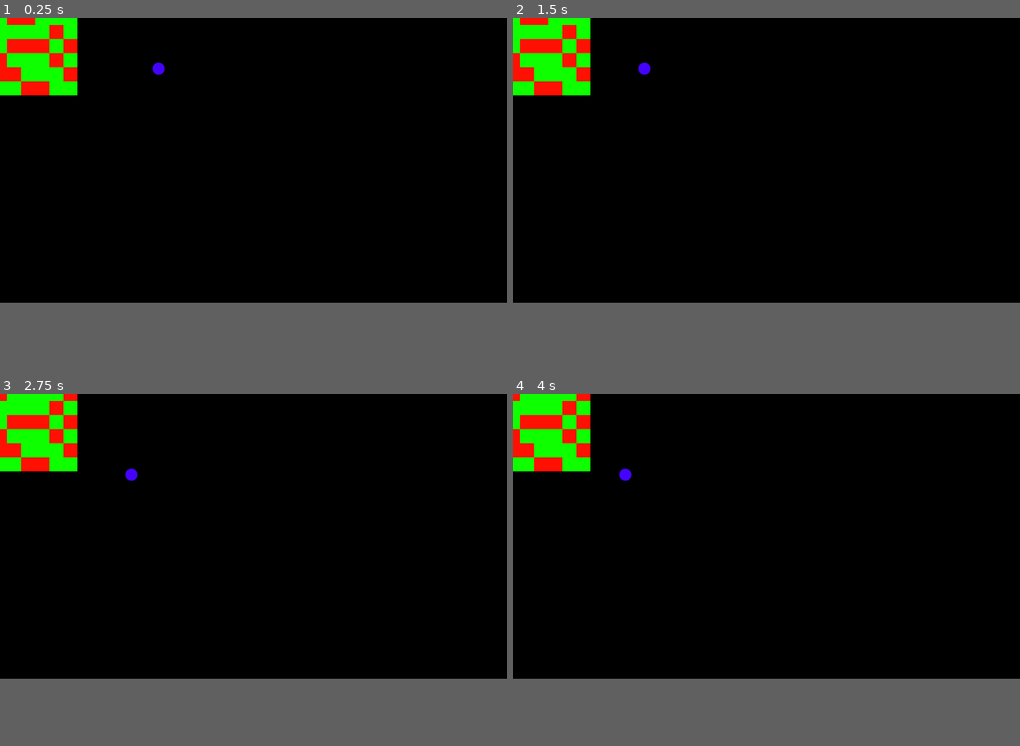
Above: before the commit, frames 1-4 (two rows, left to right).
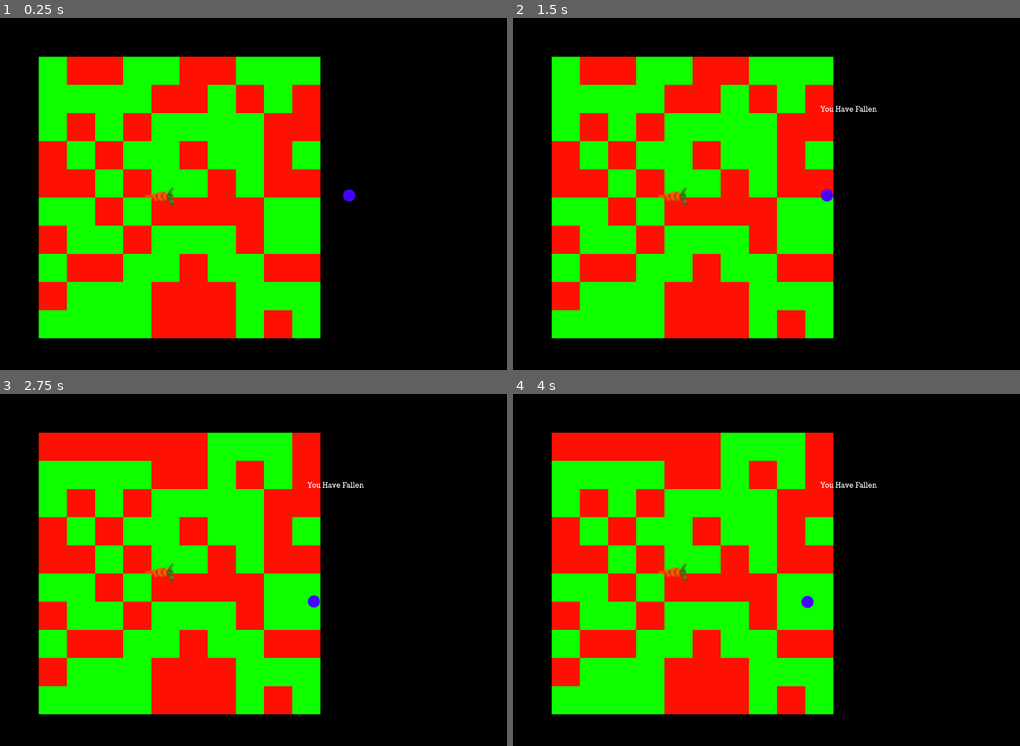
Above: after the commit, the same moments.

Repository: AthertonRoamer/GodotRumble0
Game: Godot game, scene res://world.tscn
Two runs of this game, one before a commit and one after it. Both use one fixed random seed, a clock stepped at 60 frames per second and the inputs below.
Inputs:
- Up to frame 1 (0.25 s): no input
- Up to frame 2 (1.5 s): hold A (a) 0.53-1.28 s; tap D (d) at 0.8, 1.35 s
- Up to frame 3 (2.75 s): tap S (s) at 1.55 s; tap Enter at 2 s; hold S (s) from 2.03 s (still down); tap W (w) at 2.3 s
- Up to frame 4 (4 s): release S (s) at 2.78 s; tap W (w) at 2.85 s; tap A (a) at 3.05 s; hold A (a) from 3.53 s (still down); tap D (d) at 3.8 s
The window is 799x449 before the commit and 799x555 after it. Grey fills any space a smaller window leaves; there, only what the larger window draws over its background counts as a difference.

The runs differ from the first frame. In frame 1, 46% of the frame differs, in the area x 0-71%, y 0-91%; in frame 2, 47%; in frame 3, 47%, in the area x 0-72%, y 0-91%; in frame 4, 47%.

Commit message:
Made level real size
Began carrot
Added boundarys
Upsized level
Made door

Diff:
--- /dev/null
+++ b/GodotRumbleProject/carrot.gd
@@ -0,0 +1,11 @@
+extends Area2D
+
+
+# Called when the node enters the scene tree for the first time.
+func _ready():
+	$AnimatedSprite2D.play("bounce")
+
+
+# Called every frame. 'delta' is the elapsed time since the previous frame.
+func _process(delta):
+	pass
--- /dev/null
+++ b/GodotRumbleProject/carrot.tscn
@@ -0,0 +1,74 @@
+[gd_scene load_steps=11 format=3 uid="uid://c60vv2wbdejnf"]
+
+[ext_resource type="Script" path="res://carrot.gd" id="1_bv5ks"]
+[ext_resource type="Texture2D" uid="uid://2wlsnu4tmpkc" path="res://art/Carrot_Pickup_SpriteSheet.png" id="1_eow4e"]
+
+[sub_resource type="AtlasTexture" id="AtlasTexture_o7gm8"]
+atlas = ExtResource("1_eow4e")
+region = Rect2(0, 0, 16, 16)
+
+[sub_resource type="AtlasTexture" id="AtlasTexture_vrvmp"]
+atlas = ExtResource("1_eow4e")
+region = Rect2(0, 16, 16, 16)
+
+[sub_resource type="AtlasTexture" id="AtlasTexture_g1veg"]
+atlas = ExtResource("1_eow4e")
+region = Rect2(0, 32, 16, 16)
+
+[sub_resource type="AtlasTexture" id="AtlasTexture_kb8q5"]
+atlas = ExtResource("1_eow4e")
+region = Rect2(0, 48, 16, 16)
+
+[sub_resource type="AtlasTexture" id="AtlasTexture_oocva"]
+atlas = ExtResource("1_eow4e")
+region = Rect2(0, 64, 16, 16)
+
+[sub_resource type="AtlasTexture" id="AtlasTexture_ku13h"]
+atlas = ExtResource("1_eow4e")
+region = Rect2(0, 80, 16, 16)
+
+[sub_resource type="SpriteFrames" id="SpriteFrames_5ryya"]
+animations = [{
+"frames": [{
+"duration": 1.0,
+"texture": SubResource("AtlasTexture_o7gm8")
+}, {
+"duration": 1.0,
+"texture": SubResource("AtlasTexture_vrvmp")
+}, {
+"duration": 1.0,
+"texture": SubResource("AtlasTexture_g1veg")
+}, {
+"duration": 1.0,
+"texture": SubResource("AtlasTexture_kb8q5")
+}, {
+"duration": 1.0,
+"texture": SubResource("AtlasTexture_oocva")
+}, {
+"duration": 1.0,
+"texture": SubResource("AtlasTexture_ku13h")
+}],
+"loop": true,
+"name": &"bounce",
+"speed": 5.0
+}, {
+"frames": [],
+"loop": true,
+"name": &"default",
+"speed": 5.0
+}]
+
+[sub_resource type="CircleShape2D" id="CircleShape2D_tdqt4"]
+radius = 31.0161
+
+[node name="Carrot" type="Area2D"]
+script = ExtResource("1_bv5ks")
+metadata/_edit_group_ = true
+
+[node name="AnimatedSprite2D" type="AnimatedSprite2D" parent="."]
+scale = Vector2(4, 4)
+sprite_frames = SubResource("SpriteFrames_5ryya")
+animation = &"bounce"
+
+[node name="CollisionShape2D" type="CollisionShape2D" parent="."]
+shape = SubResource("CircleShape2D_tdqt4")
--- a/GodotRumbleProject/data.gd
+++ b/GodotRumbleProject/data.gd
@@ -4,5 +4,6 @@
 var player : Node
 var map : Node
 var label : Label
+var door : Node
 
 var state_count = 2
--- /dev/null
+++ b/GodotRumbleProject/door.gd
@@ -0,0 +1,6 @@
+extends StaticBody2D
+
+
+# Called when the node enters the scene tree for the first time.
+func _ready():
+	Data.door = self
--- a/GodotRumbleProject/map.gd
+++ b/GodotRumbleProject/map.gd
@@ -2,8 +2,8 @@
 
 var tile_scene = preload("res://tile.tscn")
 var terrain : Dictionary = {}
-var tile_size = 32
-var map_size = Vector2(6, 6)
+var tile_size = 64
+var map_size = Vector2(10, 10)
 # Called when the node enters the scene tree for the first time.
 
 var i = 0
@@ -24,6 +24,7 @@
 			i += 1
 
 func get_tile(pos):
+	pos -= position
 	pos += Vector2(tile_size / 2, tile_size / 2)
 	pos.x = int(pos.x)
 	pos.y = int(pos.y)
--- a/GodotRumbleProject/player.gd
+++ b/GodotRumbleProject/player.gd
@@ -5,12 +5,16 @@
 var on_map = false
 var old_state = -1
 
+var start_pos : Vector2
+
 func _ready():
 	Data.player = self
-
+	start_pos = position
 # Called every frame. 'delta' is the elapsed time since the previous frame.
 var i = 0
 func _process(delta):
+	if on_map == true:
+		close_door()
 	i += 1
 	var new_tile = Data.map.get_tile(position)
 	on_map = true
@@ -57,6 +61,12 @@
 	$ClearTimer.wait_time = 3
 	$ClearTimer.start()
 
+func close_door():
+	Data.door.process_mode = Node.PROCESS_MODE_ALWAYS
+
+func open_door():
+	Data.door.process_mode = Node.PROCESS_MODE_DISABLED
+
 
 func _on_clear_timer_timeout():
 	Data.label.text = ""
--- a/GodotRumbleProject/project.godot
+++ b/GodotRumbleProject/project.godot
@@ -18,6 +18,10 @@
 [autoload]
 
 Data="*res://data.tscn"
+
+[display]
+
+window/size/viewport_height=800
 
 [input]
 
--- a/GodotRumbleProject/tile.tscn
+++ b/GodotRumbleProject/tile.tscn
@@ -7,4 +7,5 @@
 script = ExtResource("1_81dt2")
 
 [node name="Sprite2D" type="Sprite2D" parent="."]
+scale = Vector2(2, 2)
 texture = ExtResource("2_8veq4")
--- /dev/null
+++ b/GodotRumbleProject/wall.tscn
@@ -0,0 +1,9 @@
+[gd_scene load_steps=2 format=3 uid="uid://nybffa4hscij"]
+
+[sub_resource type="RectangleShape2D" id="RectangleShape2D_vt0tj"]
+size = Vector2(640, 10)
+
+[node name="Wall" type="StaticBody2D"]
+
+[node name="CollisionShape2D" type="CollisionShape2D" parent="."]
+shape = SubResource("RectangleShape2D_vt0tj")
--- a/GodotRumbleProject/world.tscn
+++ b/GodotRumbleProject/world.tscn
@@ -1,9 +1,12 @@
-[gd_scene load_steps=5 format=3 uid="uid://bp21jrnsd6tla"]
+[gd_scene load_steps=8 format=3 uid="uid://bp21jrnsd6tla"]
 
 [ext_resource type="Script" path="res://map.gd" id="1_u1es2"]
 [ext_resource type="PackedScene" uid="uid://ktg78ow3hkxq" path="res://player.tscn" id="2_dl1qv"]
 [ext_resource type="FontFile" uid="uid://bugwygtaykwni" path="res://fonts/Rockwell.ttc" id="3_3lm61"]
+[ext_resource type="PackedScene" uid="uid://c60vv2wbdejnf" path="res://carrot.tscn" id="3_l1uo0"]
 [ext_resource type="Script" path="res://Label.gd" id="4_xj4i0"]
+[ext_resource type="PackedScene" uid="uid://nybffa4hscij" path="res://wall.tscn" id="5_io1vd"]
+[ext_resource type="Script" path="res://door.gd" id="6_rsn8u"]
 
 [node name="World" type="Node2D"]
 
@@ -15,10 +18,11 @@
 color = Color(0, 0, 0, 1)
 
 [node name="Map" type="Node2D" parent="."]
+position = Vector2(120, 120)
 script = ExtResource("1_u1es2")
 
 [node name="Player" parent="." instance=ExtResource("2_dl1qv")]
-position = Vector2(360, 116)
+position = Vector2(793, 404)
 
 [node name="Timer" type="Timer" parent="."]
 wait_time = 2.0
@@ -33,4 +37,41 @@
 theme_override_fonts/font = ExtResource("3_3lm61")
 script = ExtResource("4_xj4i0")
 
+[node name="Wall" parent="." instance=ExtResource("5_io1vd")]
+position = Vector2(408, 83)
+
+[node name="Wall2" parent="." instance=ExtResource("5_io1vd")]
+position = Vector2(408, 733)
+
+[node name="Wall3" parent="." instance=ExtResource("5_io1vd")]
+position = Vector2(733, 792)
+rotation = 1.5708
+
+[node name="Wall4" parent="." instance=ExtResource("5_io1vd")]
+position = Vector2(83, 408)
+rotation = 1.5708
+
+[node name="Wall5" parent="." instance=ExtResource("5_io1vd")]
+position = Vector2(733, 24)
+rotation = 1.5708
+
+[node name="Wall6" parent="." instance=ExtResource("5_io1vd")]
+position = Vector2(1058, 339)
+
+[node name="Wall7" parent="." instance=ExtResource("5_io1vd")]
+position = Vector2(1058, 477)
+
+[node name="Wall8" parent="." instance=ExtResource("5_io1vd")]
+position = Vector2(861, 425)
+rotation = 1.5708
+
+[node name="Door" parent="." instance=ExtResource("5_io1vd")]
+process_mode = 4
+position = Vector2(733, 408)
+rotation = 1.5708
+script = ExtResource("6_rsn8u")
+
+[node name="Carrot" parent="." instance=ExtResource("3_l1uo0")]
+position = Vector2(362, 403)
+
 [connection signal="timeout" from="Timer" to="Map" method="_on_timer_timeout"]
Binary file added: GodotRumbleProject/art/Carrot_Hud_Element.png
Not shown, added: GodotRumbleProject/art/Carrot_Hud_Element.png.import
Binary file added: GodotRumbleProject/art/Carrot_Pickup_SpriteSheet.png
Not shown, added: GodotRumbleProject/art/Carrot_Pickup_SpriteSheet.png.import
Binary file added: GodotRumbleProject/art/Green_Safe_Tile_spritesheet.png
Not shown, added: GodotRumbleProject/art/Green_Safe_Tile_spritesheet.png.import
Binary file added: GodotRumbleProject/art/Pig_Sprite_Spritesheet.png
Not shown, added: GodotRumbleProject/art/Pig_Sprite_Spritesheet.png.import
Binary file added: GodotRumbleProject/art/Red_Danger_Tile_Spritesheet.png
Not shown, added: GodotRumbleProject/art/Red_Danger_Tile_Spritesheet.png.import
Binary file added: GodotRumbleProject/art/word_board.png
Not shown, added: GodotRumbleProject/art/word_board.png.import
(and 8 more such lines)
